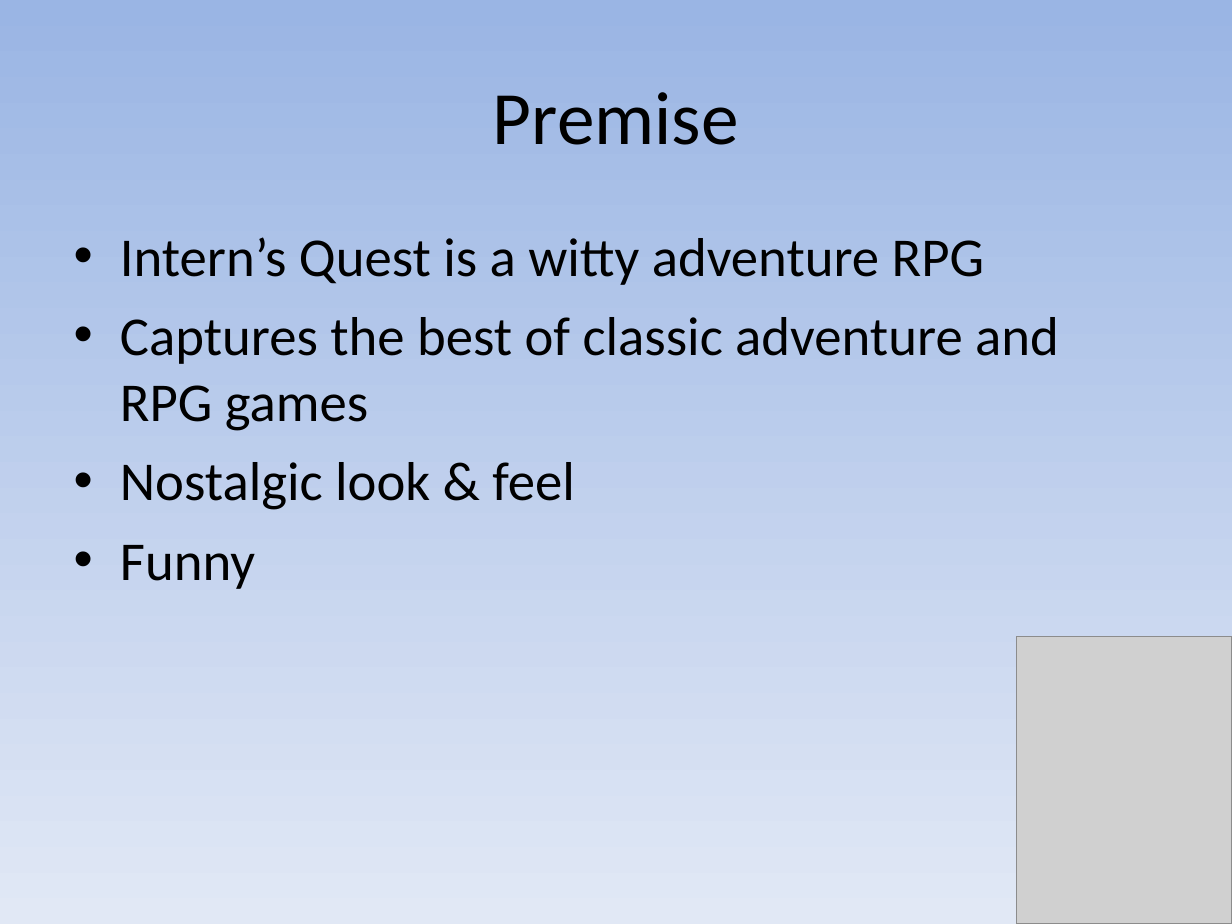
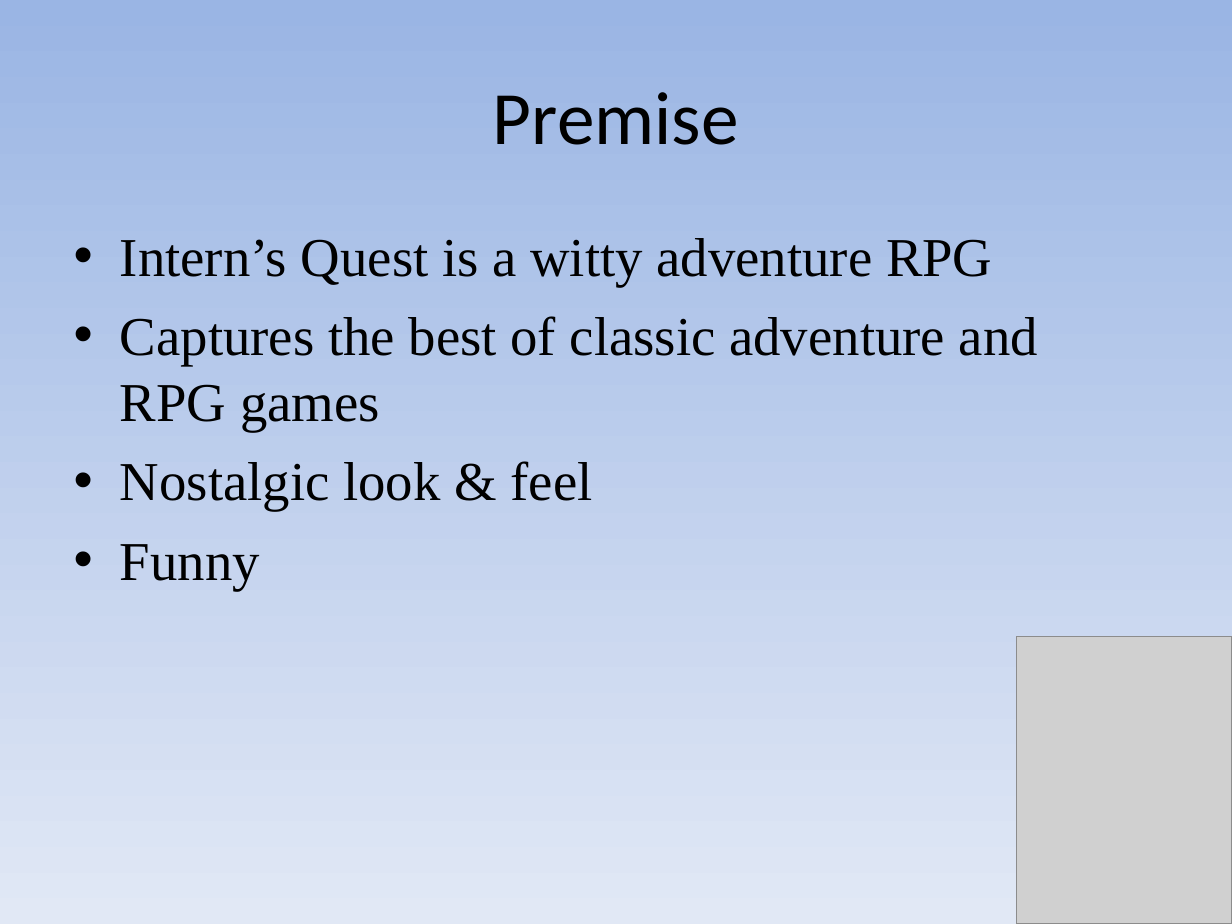
Before and after one commit to bambams/intern-quest-old, a slide deck: slide 2 of docs/proposal_show.pps. Drawn at 1232x924 pixels with LibreOffice and Linux fonts; fonts in the diff are those of the drawing; grey boxes stand for pictures. Boxes give left, top, right and bottom in pixels: in the first picture for what was removed or moved away, otherwise in the second. Text is boxed around its words. In the diff, an @@ line names an element or a change of style, - is before the commit and + after.

```diff
--- a/docs/proposal_show.pps
+++ b/docs/proposal_show.pps
@@ text "Intern’s Quest is a witty ..." at [120, 238, 1038, 591]: font Calibri to Times New Roman @@
```
Also in this commit, not shown: 1 other slide changed, 3 slides added, 1 other file.
